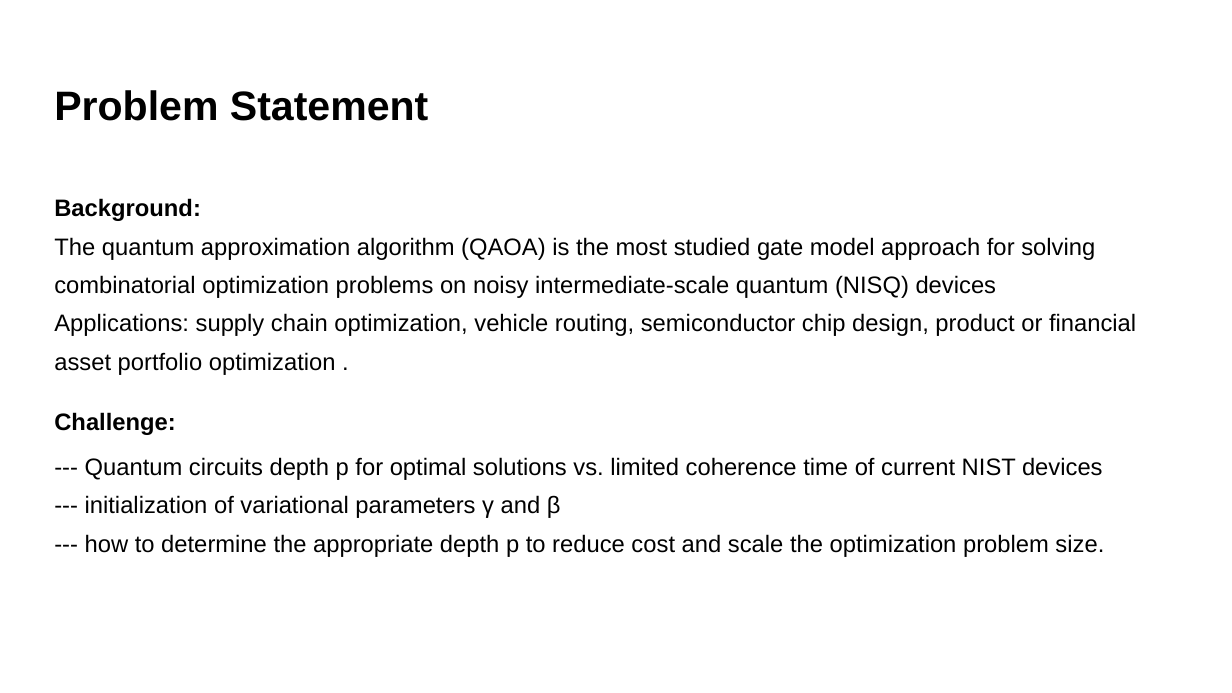
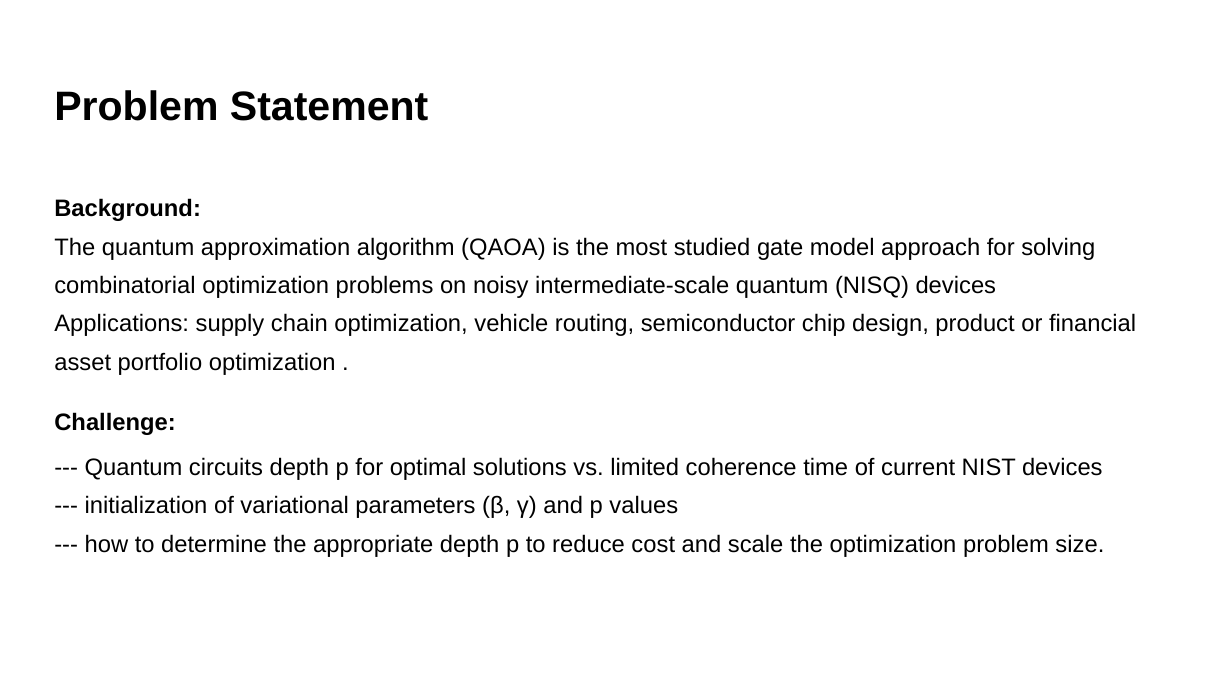
Before and after one commit to davidlearn/Quantum-approximate-optimisation-algorithms-for-real-world-scenarios---Strangeworks, a slide deck: slide 2 of Jumpstart_QAOA_Presentation.pptx. Drawn at 1232x693 pixels with LibreOffice and Linux fonts; fonts in the diff are those of the drawing. Boxes give left, top, right and bottom in pixels: in the first picture for what was removed or moved away, otherwise in the second. Text is boxed around its words. In the diff, an @@ line names an element or a change of style, - is before the commit and + after.

```diff
--- a/Jumpstart_QAOA_Presentation.pptx
+++ b/Jumpstart_QAOA_Presentation.pptx
@@ text at (x1=85, y1=495, x2=678, y2=518): text changed @@
---- initialization of variational parameters γ and β
+--- initialization of variational parameters (β, γ) and p values
```
